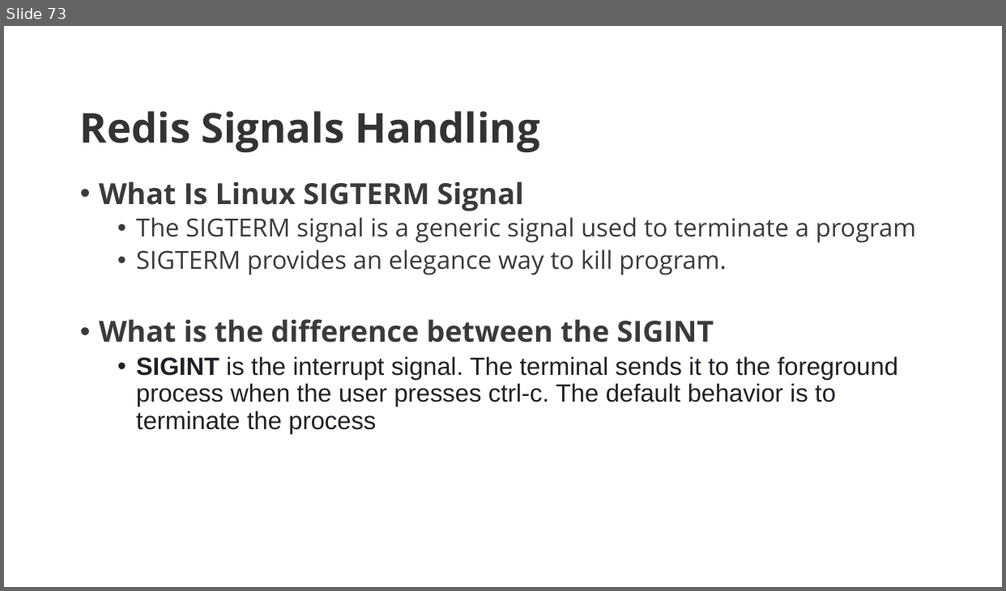
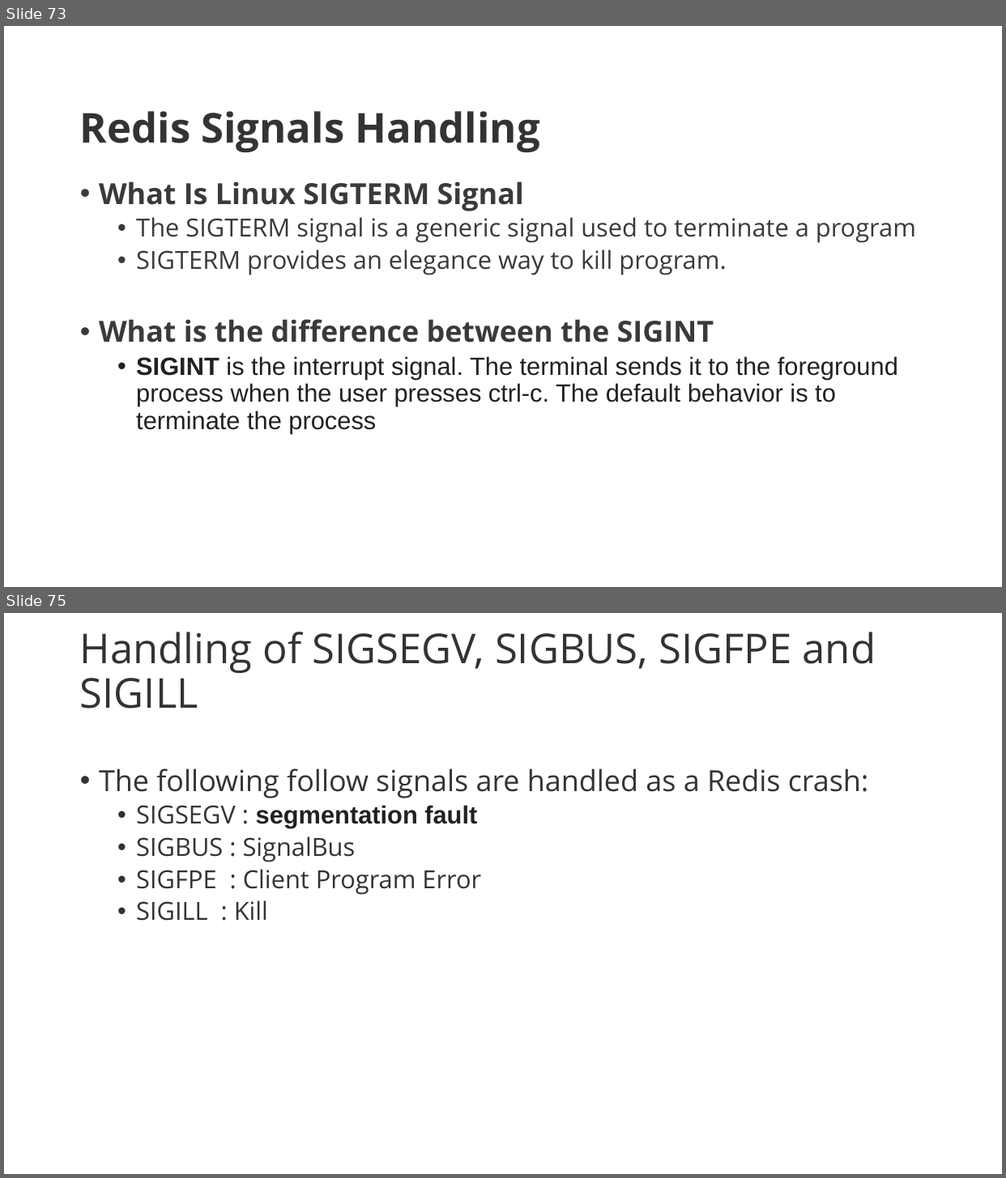
Before and after one commit to GreenwaysTechnology/IBM-DEC-Redis, a slide deck: Redis Admin Guide.pptx. Shown one above the other, each under a label of ours: slide 73 before the commit, slides 73 and 75 after it; the slides between them are not shown. The pictures are 1006x591 and 1006x1178 pixels, drawn with LibreOffice and Linux fonts; fonts in the diff are those of the drawing. Boxes give left, top, right and bottom in pixels: in the first picture for what was removed or moved away, otherwise in the second. Text is boxed around its words. In the diff, an @@ line names an element or a change of style, - is before the commit and + after.

Commit message:
redis

```diff
--- a/Redis Admin Guide.pptx
+++ b/Redis Admin Guide.pptx
@@ slide 75 added at [4,613,1002,1174], background #FFFFFF @@
@@ title added at [80,632,876,709], 39.6 pt, text #333333 @@
+Handling of SIGSEGV, SIGBUS, SIGFPE and SIGILL
@@ text added at [99,769,869,921], 24 pt, text #333333 @@
+• The following follow signals are handled as a Redis crash:
+  • SIGSEGV : segmentation fault
+  • SIGBUS : SignalBus
+  • SIGFPE : Client Program Error
+  • SIGILL : Kill
```
Also in this commit, not shown: 33 other slides added, 4 other files.
